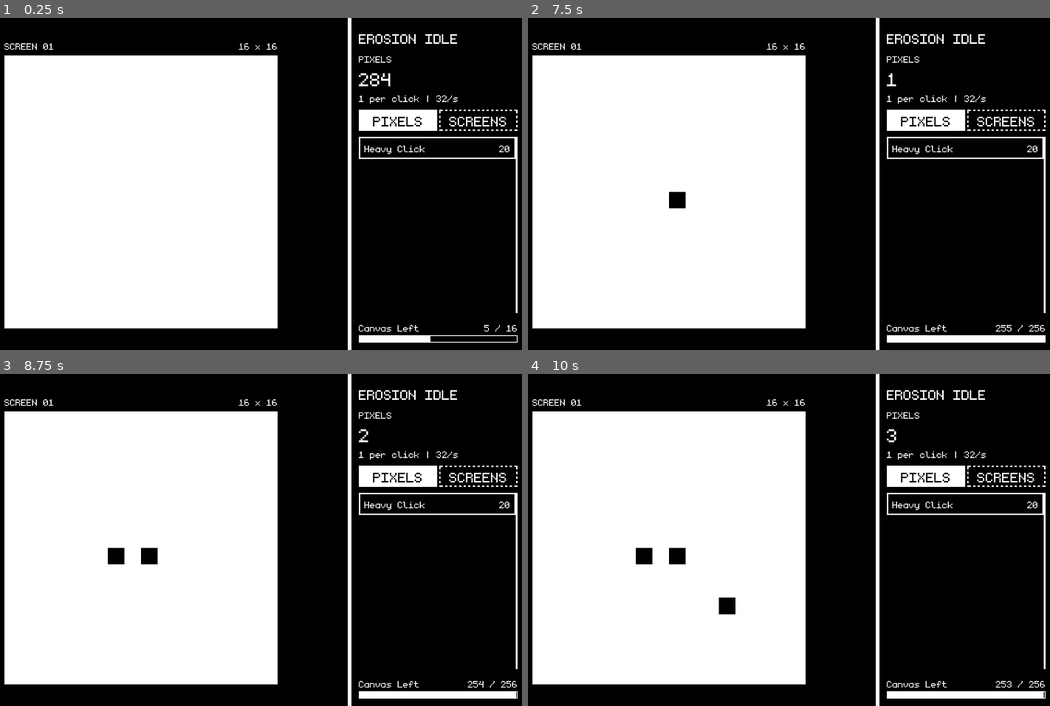
Above: before the commit, frames 1-4 (two rows, left to right).
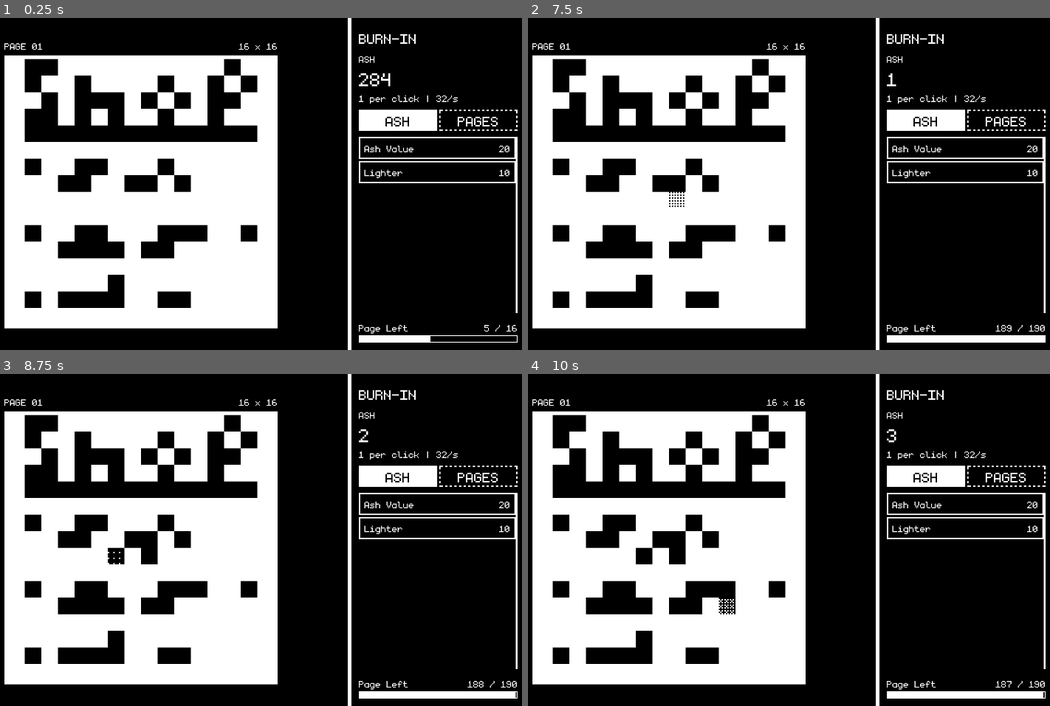
Above: after the commit, the same moments.

Repository: Michael-Blackie/burn-in
Game: Godot game, scene res://src/ui/main.tscn
The game is run twice, just before and just after one commit, with the same random seed, the same clock (stepped at 60 frames per second) and the same inputs.
Inputs (mouse positions are in pixels of both pictures, inside the frame that each line leads up to):
- Up to frame 1 (0.25 s): no input
- Up to frame 2 (7.5 s): click "PIXELS" (after the commit: "ASH") at 0.5 s; click (966, 147) at 1.25 s; click (966, 170) at 2.02 s; click "PIXELS" (after the commit: "ASH") at 2.75 s; click (966, 147) at 3.5 s; click (966, 170) at 4.27 s; click "PIXELS" (after the commit: "ASH") at 5 s; click (966, 147) at 5.75 s; click (966, 170) at 6.52 s; tap Enter at 7.25 s; drag from (668, 190) to (815, 110) at 7.27 s
- Up to frame 3 (8.75 s): drag from (109, 556) to (198, 606) at 8.02 s
- Up to frame 4 (10 s): tap Space at 8.75 s; move the mouse to (815, 466) at 8.77 s; click (815, 466) at 8.92 s; tap Enter at 9.5 s; drag from (726, 606) to (580, 490) at 9.52 s

The runs differ from the first frame. In frame 1, 12% of the frame differs, in the area x 0-99%, y 4-96%; in frame 2, 12%, in the area x 0-100%, y 4-96%; in frame 3, 12%; in frame 4, 12%.

Commit message:
More ui changes and burn effect shader
changed theme of the game to burning pages including renaming and visual effects

Diff:
--- /dev/null
+++ b/assets/shaders/burn.gdshader
@@ -0,0 +1,21 @@
+shader_type canvas_item;
+
+uniform vec4 paper_color : source_color = vec4(1.0);
+uniform vec4 ink_color : source_color = vec4(0.0, 0.0, 0.0, 1.0);
+uniform float canvas_px = 576.0;   // the canvas's on-screen size
+uniform float dot_px = 3.0;        // screen pixels per dither dot
+uniform float ash_level = 1.0;     // below 1.0 leaves some paper dots showing in the ash
+
+// 4x4 ordered dither: the order in which dots fill in
+const float BAYER[16] = float[](0., 8., 2., 10., 12., 4., 14., 6., 3., 11., 1., 9., 15., 7., 13., 5.);
+
+void fragment() {
+	vec4 cell = texture(TEXTURE, UV);          // R = burn amount 0..1, G = 1 if ink
+	if (cell.g > 0.5) {
+		COLOR = ink_color;
+	} else {
+		ivec2 p = ivec2(floor(UV * canvas_px / dot_px)) % 4;
+		float threshold = (BAYER[p.y * 4 + p.x] + 0.5) / 16.0;
+		COLOR = (cell.r * ash_level > threshold) ? ink_color : paper_color;
+	}
+}
--- a/src/core/game_manager.gd
+++ b/src/core/game_manager.gd
@@ -1,25 +1,36 @@
 extends Node
 
-var pixels : float = 0
-var screens : int = 0
+var ash : float = 0
+var pages : int = 0
 
-var screens_cleared : int = 0
+var pages_burned : int = 0
 
-var pixel_multi : float = 1.0
-var screen_multi : int = 0
+var ash_multi : float = 1.0
+var page_multi : int = 0
 var brush_size : int = 1
 var auto_rate : float = 0.0
 var drag_erase : bool = false
 
-const GRID_SIZES : Array[int] = [16, 32, 48, 64, 96, 128]
+const PAGES: Array[Texture2D] = [
+	preload("res://assets/pages/shopping_16.png"),
+	preload("res://assets/pages/newspaper_32.png"),
+	preload("res://assets/pages/letter_48.png"),
+	preload("res://assets/pages/diary_64.png"),
+	preload("res://assets/pages/photo_96.png"),
+	preload("res://assets/pages/map_96.png"),
+]
+
+const BLANK_SIZES : Array[int] = [16, 32, 48, 64, 96, 96]
 var grid_size : int = 16
+
+var page_index := 0
 
 var levels : Dictionary = {}
 var all_upgrades : Array[UpgradeData] = []
 
-signal pixels_changed(pixels : float)
-signal screens_changed(screens : int)
-signal grid_changed(grid_size : int, screen : int)
+signal ash_changed(ash : float)
+signal pages_changed(pages : int)
+signal grid_changed(grid_size : int, page : int)
 signal upgrades_changed()
 
 
@@ -32,38 +43,36 @@
 			all_upgrades.append(load(directory_path + file_name))
 			print(all_upgrades)
 
-# Pixel methods
-func add_pixels(amount : float):
-	pixels += amount * pixel_multi
-	pixels_changed.emit(pixels)
+# Ash methods
+func add_ash(amount : float):
+	ash += amount * ash_multi
+	ash_changed.emit(ash)
 
-func remove_pixels(amount : float):
-	if amount <= pixels:
-		pixels -= amount
-		pixels_changed.emit(pixels)
+func remove_ash(amount : float):
+	if amount <= ash:
+		ash -= amount
+		ash_changed.emit(ash)
 		return true
 	else:
 		return false
 
-func add_screens(amount : int):
-	screens += amount * screen_multi
-	screens_changed.emit(screens)
+func add_pages(amount : int):
+	pages += amount * page_multi
+	pages_changed.emit(pages)
 
-func remove_screens(amount : int):
-	if amount <= screens:
-		screens -= amount
-		screens_changed.emit(screens)
+func remove_pages(amount : int):
+	if amount <= pages:
+		pages -= amount
+		pages_changed.emit(pages)
 		return true
 	else:
 		return false
 
 # Grid methods
 func new_grid() -> void:
-	screens += 1
-	var i := mini(screens, GRID_SIZES.size() - 1)
-	grid_size = GRID_SIZES[i]
-	await get_tree().create_timer(0.4).timeout
-	grid_changed.emit(grid_size, screens + 1)
+	pages += 1; pages_burned += 1
+	page_index += 1
+	grid_changed.emit(current_size(), page_index + 1)
 
 
 # Upgrade methods
@@ -76,10 +85,10 @@
 		return false
 
 	var wallet : float
-	if u.currency == UpgradeData.Currency.PIXELS:
-		wallet = pixels
+	if u.currency == UpgradeData.Currency.ASH:
+		wallet = ash
 	else:
-		wallet = screens
+		wallet = pages
 
 	return wallet >= u.cost(lvl)
 
@@ -87,20 +96,27 @@
 	if not can_buy(u):
 		return
 	var price := u.cost(level_of(u))
-	if u.currency == UpgradeData.Currency.PIXELS:
-		remove_pixels(price)
+	if u.currency == UpgradeData.Currency.ASH:
+		remove_ash(price)
 	else:
-		remove_screens(int(price))
+		remove_pages(int(price))
 	levels[u.id] = level_of(u) + 1
 	recalc_stats()
 	upgrades_changed.emit()
 
 func recalc_stats() -> void:
-	pixel_multi = 1.0; brush_size = 1; auto_rate = 0.0; drag_erase = false
+	ash_multi = 1.0; brush_size = 1; auto_rate = 0.0; drag_erase = false
 	for u in all_upgrades:   # Array[UpgradeData], e.g. preloaded from src/data
 		var lvl := level_of(u)
 		match u.stat:
-			UpgradeData.Stat.PIXEL_MULTI: pixel_multi += u.value_per_level * lvl
+			UpgradeData.Stat.ASH_MULTI: ash_multi += u.value_per_level * lvl
 			UpgradeData.Stat.BRUSH_SIZE:  brush_size  += int(u.value_per_level) * lvl
 			UpgradeData.Stat.AUTO_RATE:   auto_rate   += u.value_per_level * lvl
 			UpgradeData.Stat.DRAG_ERASE:  drag_erase = lvl > 0
+
+func current_page() -> Texture2D:
+	return PAGES[mini(page_index, PAGES.size() - 1)]
+
+func current_size() -> int:
+	var tex := current_page()
+	return tex.get_width() if tex else BLANK_SIZES[mini(page_index, BLANK_SIZES.size() - 1)]
--- /dev/null
+++ b/src/data/ash_value.tres
@@ -0,0 +1,10 @@
+[gd_resource type="Resource" script_class="UpgradeData" format=3 uid="uid://dg1u13ncs6vu8"]
+
+[ext_resource type="Script" uid="uid://8ps2mqeq8gii" path="res://src/data/upgrade_data.gd" id="1_mymfg"]
+
+[resource]
+script = ExtResource("1_mymfg")
+id = &"ash_value"
+display_name = "Ash Value"
+base_cost = 20.0
+metadata/_custom_type_script = "uid://8ps2mqeq8gii"
--- a/src/data/heavy_click.tres
+++ /dev/null
@@ -1,10 +0,0 @@
-[gd_resource type="Resource" script_class="UpgradeData" format=3 uid="uid://dg1u13ncs6vu8"]
-
-[ext_resource type="Script" uid="uid://8ps2mqeq8gii" path="res://src/data/upgrade_data.gd" id="1_vlrjd"]
-
-[resource]
-script = ExtResource("1_vlrjd")
-id = &"heavy_click"
-display_name = "Heavy Click"
-base_cost = 20.0
-metadata/_custom_type_script = "uid://8ps2mqeq8gii"
--- /dev/null
+++ b/src/data/lighter.tres
@@ -0,0 +1,10 @@
+[gd_resource type="Resource" script_class="UpgradeData" format=3 uid="uid://c2gwrd80xio28"]
+
+[ext_resource type="Script" uid="uid://8ps2mqeq8gii" path="res://src/data/upgrade_data.gd" id="1_vte0h"]
+
+[resource]
+script = ExtResource("1_vte0h")
+id = &"lighter"
+display_name = "Lighter"
+stat = 2
+metadata/_custom_type_script = "uid://8ps2mqeq8gii"
--- a/src/data/upgrade_data.gd
+++ b/src/data/upgrade_data.gd
@@ -1,18 +1,18 @@
 class_name UpgradeData
 extends Resource
 
-enum Currency { PIXELS, SCREENS }
-enum Stat { PIXEL_MULTI, BRUSH_SIZE, AUTO_RATE, DRAG_ERASE }
+enum Currency { ASH, PAGES }
+enum Stat { ASH_MULTI, BRUSH_SIZE, AUTO_RATE, DRAG_ERASE }
 
 @export var id: StringName
 @export var display_name: String
-@export var currency: Currency = Currency.PIXELS
+@export var currency: Currency = Currency.ASH
 @export var base_cost: float = 10
 @export var cost_growth: float = 1.15   # each level costs 15% more
 @export var max_level: int = 0          # 0 = unlimited, 1 = one-off unlock
 @export var stat: Stat
 @export var value_per_level: float = 1.0
-@export var requires_screens: int = 0   # stays locked until this many screens cleared
+@export var requires_pages: int = 0   # stays locked until this many pages burned
 
 func cost(level: int) -> float:
 	return floor(base_cost * pow(cost_growth, level))
--- a/src/ui/main.tscn
+++ b/src/ui/main.tscn
@@ -3,10 +3,19 @@
 [ext_resource type="Theme" uid="uid://drbijhcdqp8ig" path="res://assets/ui/themes/main_theme.tres" id="1_oo34p"]
 [ext_resource type="Script" uid="uid://cnbogmma0u84y" path="res://src/ui/ui.gd" id="2_oo34p"]
 [ext_resource type="Script" uid="uid://cj8uod0sn2hrq" path="res://src/ui/pixel_canvas.gd" id="2_rsikc"]
+[ext_resource type="Shader" uid="uid://dm6ogrcn8j7gd" path="res://assets/shaders/burn.gdshader" id="3_oo34p"]
+
+[sub_resource type="ShaderMaterial" id="ShaderMaterial_uvdti"]
+shader = ExtResource("3_oo34p")
+shader_parameter/paper_color = Color(1, 1, 1, 1)
+shader_parameter/ink_color = Color(0, 0, 0, 1)
+shader_parameter/canvas_px = 576.0
+shader_parameter/dot_px = 3.0
+shader_parameter/ash_level = 1.0
 
 [sub_resource type="ButtonGroup" id="ButtonGroup_tabs"]
 
-[node name="GUI" type="Control" unique_id=395760597 node_paths=PackedStringArray("canvas", "pixel_label", "grid_size_label", "screen_label", "canvas_progress_label", "canvas_progress", "pixel_upgrades", "screen_upgrades")]
+[node name="GUI" type="Control" unique_id=395760597 node_paths=PackedStringArray("canvas", "ash_label", "grid_size_label", "page_label", "canvas_progress_label", "canvas_progress", "ash_upgrades", "page_upgrades")]
 layout_mode = 3
 anchors_preset = 15
 anchor_right = 1.0
@@ -16,13 +25,13 @@
 theme = ExtResource("1_oo34p")
 script = ExtResource("2_oo34p")
 canvas = NodePath("HBoxContainer/CanvasArea/CanvasColumn/CanvasFrame/TextureRect")
-pixel_label = NodePath("HBoxContainer/Panel/MarginContainer/VBoxContainer/PixelsCounter")
+ash_label = NodePath("HBoxContainer/Panel/MarginContainer/VBoxContainer/AshCounter")
 grid_size_label = NodePath("HBoxContainer/CanvasArea/CanvasColumn/Header/GridSizeLabel")
-screen_label = NodePath("HBoxContainer/CanvasArea/CanvasColumn/Header/ScreenLabel")
+page_label = NodePath("HBoxContainer/CanvasArea/CanvasColumn/Header/PageLabel")
 canvas_progress_label = NodePath("HBoxContainer/Panel/MarginContainer/VBoxContainer/HBoxContainer/CanvasProgressLabel")
 canvas_progress = NodePath("HBoxContainer/Panel/MarginContainer/VBoxContainer/CanvasProgress")
-pixel_upgrades = NodePath("HBoxContainer/Panel/MarginContainer/VBoxContainer/PixelUpgrades")
-screen_upgrades = NodePath("HBoxContainer/Panel/MarginContainer/VBoxContainer/ScreenUpgrades")
+ash_upgrades = NodePath("HBoxContainer/Panel/MarginContainer/VBoxContainer/AshUpgrades")
+page_upgrades = NodePath("HBoxContainer/Panel/MarginContainer/VBoxContainer/PageUpgrades")
 
 [node name="ColorRect" type="ColorRect" parent="." unique_id=1711346739]
 layout_mode = 1
@@ -53,10 +62,10 @@
 [node name="Header" type="HBoxContainer" parent="HBoxContainer/CanvasArea/CanvasColumn" unique_id=1298320559]
 layout_mode = 2
 
-[node name="ScreenLabel" type="Label" parent="HBoxContainer/CanvasArea/CanvasColumn/Header" unique_id=1779291976]
+[node name="PageLabel" type="Label" parent="HBoxContainer/CanvasArea/CanvasColumn/Header" unique_id=1779291976]
 unique_name_in_owner = true
 layout_mode = 2
-text = "SCREEN 01"
+text = "PAGE 01"
 
 [node name="GridSizeLabel" type="Label" parent="HBoxContainer/CanvasArea/CanvasColumn/Header" unique_id=1672886904]
 unique_name_in_owner = true
@@ -70,11 +79,11 @@
 
 [node name="TextureRect" type="TextureRect" parent="HBoxContainer/CanvasArea/CanvasColumn/CanvasFrame" unique_id=1980761585]
 texture_filter = 1
+material = SubResource("ShaderMaterial_uvdti")
 custom_minimum_size = Vector2(576, 576)
 layout_mode = 2
 expand_mode = 1
 script = ExtResource("2_rsikc")
-col_1 = Color(1, 1, 1, 1)
 
 [node name="Panel" type="Panel" parent="HBoxContainer" unique_id=1814571530]
 custom_minimum_size = Vector2(384, 0)
@@ -98,22 +107,22 @@
 [node name="TitleLabel" type="Label" parent="HBoxContainer/Panel/MarginContainer/VBoxContainer" unique_id=763737995]
 layout_mode = 2
 theme_type_variation = &"LabelTitle"
-text = "EROSION IDLE"
+text = "BURN-IN"
 
 [node name="Spacer" type="Control" parent="HBoxContainer/Panel/MarginContainer/VBoxContainer" unique_id=52091368]
 custom_minimum_size = Vector2(0, 5)
 layout_mode = 2
 
-[node name="PixelsLabel" type="Label" parent="HBoxContainer/Panel/MarginContainer/VBoxContainer" unique_id=1459292816]
-layout_mode = 2
-text = "PIXELS"
-
-[node name="PixelsCounter" type="Label" parent="HBoxContainer/Panel/MarginContainer/VBoxContainer" unique_id=719670093]
+[node name="AshLabel" type="Label" parent="HBoxContainer/Panel/MarginContainer/VBoxContainer" unique_id=1459292816]
+layout_mode = 2
+text = "ASH"
+
+[node name="AshCounter" type="Label" parent="HBoxContainer/Panel/MarginContainer/VBoxContainer" unique_id=719670093]
 layout_mode = 2
 theme_type_variation = &"LabelCounter"
 text = "284"
 
-[node name="PixelsRate" type="Label" parent="HBoxContainer/Panel/MarginContainer/VBoxContainer" unique_id=505884743]
+[node name="AshRate" type="Label" parent="HBoxContainer/Panel/MarginContainer/VBoxContainer" unique_id=505884743]
 layout_mode = 2
 text = "1 per click | 32/s"
 
@@ -124,40 +133,40 @@
 [node name="TabButtons" type="HBoxContainer" parent="HBoxContainer/Panel/MarginContainer/VBoxContainer" unique_id=1915314753]
 layout_mode = 2
 
-[node name="PixelButton" type="Button" parent="HBoxContainer/Panel/MarginContainer/VBoxContainer/TabButtons" unique_id=1616096363]
+[node name="AshTab" type="Button" parent="HBoxContainer/Panel/MarginContainer/VBoxContainer/TabButtons" unique_id=1616096363]
 layout_mode = 2
 size_flags_horizontal = 3
 theme_override_font_sizes/font_size = 48
 toggle_mode = true
 button_pressed = true
 button_group = SubResource("ButtonGroup_tabs")
-text = "PIXELS"
-
-[node name="PixelButton2" type="Button" parent="HBoxContainer/Panel/MarginContainer/VBoxContainer/TabButtons" unique_id=1264654752]
+text = "ASH"
+
+[node name="PagesTab" type="Button" parent="HBoxContainer/Panel/MarginContainer/VBoxContainer/TabButtons" unique_id=1264654752]
 layout_mode = 2
 size_flags_horizontal = 3
 theme_override_font_sizes/font_size = 48
 disabled = true
 toggle_mode = true
 button_group = SubResource("ButtonGroup_tabs")
-text = "SCREENS"
+text = "PAGES"
 
 [node name="Spacer4" type="Control" parent="HBoxContainer/Panel/MarginContainer/VBoxContainer" unique_id=1274112436]
 custom_minimum_size = Vector2(0, 5)
 layout_mode = 2
 
-[node name="PixelUpgrades" type="ScrollContainer" parent="HBoxContainer/Panel/MarginContainer/VBoxContainer" unique_id=248186420]
+[node name="AshUpgrades" type="ScrollContainer" parent="HBoxContainer/Panel/MarginContainer/VBoxContainer" unique_id=248186420]
 layout_mode = 2
 size_flags_vertical = 3
 theme_override_constants/scrollbar_v_separation = 5
 horizontal_scroll_mode = 0
 vertical_scroll_mode = 2
 
-[node name="VBoxContainer" type="VBoxContainer" parent="HBoxContainer/Panel/MarginContainer/VBoxContainer/PixelUpgrades" unique_id=947997563]
-layout_mode = 2
-size_flags_horizontal = 3
-
-[node name="ScreenUpgrades" type="ScrollContainer" parent="HBoxContainer/Panel/MarginContainer/VBoxContainer" unique_id=636568587]
+[node name="VBoxContainer" type="VBoxContainer" parent="HBoxContainer/Panel/MarginContainer/VBoxContainer/AshUpgrades" unique_id=947997563]
+layout_mode = 2
+size_flags_horizontal = 3
+
+[node name="PageUpgrades" type="ScrollContainer" parent="HBoxContainer/Panel/MarginContainer/VBoxContainer" unique_id=636568587]
 visible = false
 layout_mode = 2
 size_flags_vertical = 3
@@ -165,7 +174,7 @@
 horizontal_scroll_mode = 0
 vertical_scroll_mode = 2
 
-[node name="VBoxContainer" type="VBoxContainer" parent="HBoxContainer/Panel/MarginContainer/VBoxContainer/ScreenUpgrades" unique_id=162981181]
+[node name="VBoxContainer" type="VBoxContainer" parent="HBoxContainer/Panel/MarginContainer/VBoxContainer/PageUpgrades" unique_id=162981181]
 layout_mode = 2
 size_flags_horizontal = 3
 
@@ -178,7 +187,7 @@
 
 [node name="CanvasLeftLabel" type="Label" parent="HBoxContainer/Panel/MarginContainer/VBoxContainer/HBoxContainer" unique_id=1201655970]
 layout_mode = 2
-text = "Canvas Left"
+text = "Page Left"
 
 [node name="CanvasProgressLabel" type="Label" parent="HBoxContainer/Panel/MarginContainer/VBoxContainer/HBoxContainer" unique_id=458258342]
 layout_mode = 2
@@ -191,5 +200,5 @@
 value = 45.0
 show_percentage = false
 
-[connection signal="toggled" from="HBoxContainer/Panel/MarginContainer/VBoxContainer/TabButtons/PixelButton" to="HBoxContainer/Panel/MarginContainer/VBoxContainer/PixelUpgrades" method="set_visible"]
-[connection signal="toggled" from="HBoxContainer/Panel/MarginContainer/VBoxContainer/TabButtons/PixelButton2" to="HBoxContainer/Panel/MarginContainer/VBoxContainer/ScreenUpgrades" method="set_visible"]
+[connection signal="toggled" from="HBoxContainer/Panel/MarginContainer/VBoxContainer/TabButtons/AshTab" to="HBoxContainer/Panel/MarginContainer/VBoxContainer/AshUpgrades" method="set_visible"]
+[connection signal="toggled" from="HBoxContainer/Panel/MarginContainer/VBoxContainer/TabButtons/PagesTab" to="HBoxContainer/Panel/MarginContainer/VBoxContainer/PageUpgrades" method="set_visible"]
--- a/src/ui/pixel_canvas.gd
+++ b/src/ui/pixel_canvas.gd
@@ -1,15 +1,27 @@
 extends TextureRect
+## Draws a page as data: R = how burnt a cell is (0..1), G = 1 if the cell is ink.
+## The burn.gdshader material turns that into the dithered 1-bit look.
 
-@export var grid_size : int = 16
+var grid_size : int
 
-@export var col_1 : Color
-@export var col_2 : Color
+var alive : PackedInt32Array
+var slot : PackedInt32Array
 
-var remaining : int
+# Unburnt paper cells touching a burnt one. Auto-burn picks from here so holes spread.
+var edge : PackedInt32Array
+var edge_slot : PackedInt32Array   # cell index -> position in edge, or -1
+const NEW_HOLE_CHANCE := 0.01       # chance an auto-burn starts a fresh hole instead
+
+var total_paper : int = 0
+var dirty : bool = false
+var _cleared : bool = false
+var _acc : float = 0.0
 
 var image : Image
 
-var dirty : bool = false
+const BURN_TIME := 0.6
+var burning : PackedInt32Array
+var burn_t : PackedFloat32Array
 
 signal canvas_cleared
 signal pixel_erased(remaining : int, total : int)
@@ -17,39 +29,62 @@
 
 func _ready() -> void:
 	canvas_cleared.connect(GameManager.new_grid)
-
-	create_image()
-	GameManager.grid_changed.connect(func(size, _n): reset(size))
-	reset(GameManager.grid_size)
+	GameManager.grid_changed.connect(func(_size, _n): reset())
+	reset()
 
 
 func _process(delta: float) -> void:
+	# Handle auto clickers
+	_acc += GameManager.auto_rate * delta
+	var n := int(_acc)
+	if n > 0 and not _cleared:
+		var erased := burn_spread(n)
+		_acc -= erased                     # what wasn't used carries over to the next grid
+		if erased > 0:
+			GameManager.add_ash(erased)
+			pixel_erased.emit(alive.size(), total_paper)
+		check_cleared()
+
+	_update_burning(delta)
+
+	# Upload changes once per frame
 	if dirty:
 		texture.update(image)
 		dirty = false
 
-func create_image():
-	image = Image.create(grid_size, grid_size, false, Image.FORMAT_RGBA8)
-	image.fill(col_1)
-	texture = ImageTexture.create_from_image(image)
 
 func update_image(x: int, y: int):
-	if image.get_pixel(x, y) == col_2:   # already erased
+	if _cleared or not erase_index(y * grid_size + x):   # ink, or already burning
 		return
+	GameManager.add_ash(1)
+	pixel_erased.emit(alive.size(), total_paper)
+	check_cleared()
 
-	image.set_pixel(x, y, col_2)
-	dirty = true
-	remaining -= 1
-	GameManager.add_pixels(1)
-	pixel_erased.emit(remaining, grid_size * grid_size)
-	if remaining == 0:
-		canvas_cleared.emit()
 
-func reset(new_size: int) -> void:
-	grid_size = new_size
-	remaining = grid_size * grid_size
-	create_image()
-	pixel_erased.emit(remaining, remaining)
+func reset() -> void:
+	var page: Image = GameManager.current_page().get_image()   # a copy, safe to read
+	page.convert(Image.FORMAT_RGBA8)                      # imported images may not be RGBA8
+	grid_size = page.get_width()
+	var total := grid_size * grid_size
+
+	image = Image.create(grid_size, grid_size, false, Image.FORMAT_RGBA8)
+	alive.clear(); slot.resize(total)
+	edge.clear(); edge_slot.resize(total); edge_slot.fill(-1)
+	burning.clear(); burn_t.clear()
+
+	for i in total:
+		var x := i % grid_size; var y := i / grid_size
+		var paper := page.get_pixel(x, y).r > 0.5
+		image.set_pixel(x, y, Color(0.0, 0.0 if paper else 1.0, 0.0))   # unburnt paper, or ink
+		if paper:
+			slot[i] = alive.size(); alive.append(i)
+		else:
+			slot[i] = -1                                  # ink can never be burnt
+
+	total_paper = alive.size()
+	texture = ImageTexture.create_from_image(image)      # new size means a new texture
+	_cleared = false
+	pixel_erased.emit(alive.size(), total_paper)
 
 
 func _gui_input(event: InputEvent) -> void:
@@ -62,3 +97,83 @@
 	var cell_size := size / grid_size   # separate x/y in case it's not square
 	var coords := Vector2i((pos / cell_size).floor())
 	return coords.clamp(Vector2i.ZERO, Vector2i(grid_size - 1, grid_size - 1))
+
+
+## Takes a cell out of play and starts it burning. False if it's ink or already gone.
+func erase_index(i: int) -> bool:
+	var s := slot[i]
+	if s == -1:
+		return false
+
+	var last := alive[alive.size() - 1]
+	alive[s] = last                   # move the last entry into the gap
+	slot[last] = s                    # tell it where it lives now
+	alive.resize(alive.size() - 1)    # drop the old last entry
+	slot[i] = -1
+
+	# This cell is no longer an edge; its unburnt neighbours now are.
+	_edge_remove(i)
+	var x := i % grid_size
+	if x > 0: _edge_add(i - 1)
+	if x < grid_size - 1: _edge_add(i + 1)
+	if i >= grid_size: _edge_add(i - grid_size)
+	if i < grid_size * (grid_size - 1): _edge_add(i + grid_size)
+
+	burning.append(i); burn_t.append(0.0)
+	return true
+
+
+## Auto-burn: grows existing holes outward, occasionally starting a new one.
+func burn_spread(n: int) -> int:
+	var erased := 0
+	while erased < n and alive.size() > 0:
+		var pick: int
+		if edge.is_empty() or randf() < NEW_HOLE_CHANCE:
+			pick = alive[randi() % alive.size()]   # start a new hole
+		else:
+			pick = edge[randi() % edge.size()]     # spread an existing one
+		erase_index(pick)
+		erased += 1
+	return erased
+
+
+func _edge_add(i: int) -> void:
+	if slot[i] == -1 or edge_slot[i] != -1:   # ink, already burnt, or already an edge
+		return
+	edge_slot[i] = edge.size()
+	edge.append(i)
+
+
+func _edge_remove(i: int) -> void:
+	var s := edge_slot[i]
+	if s == -1:
+		return
+	var last := edge[edge.size() - 1]
+	edge[s] = last
+	edge_slot[last] = s
+	edge.resize(edge.size() - 1)
+	edge_slot[i] = -1
+
+
+func check_cleared():
+	if alive.is_empty() and not _cleared:
+		_cleared = true
+		while burning.size() > 0: await get_tree().process_frame   # let the last cells finish
+		await get_tree().create_timer(1.0).timeout                  # hold on the burnt page
+		canvas_cleared.emit()
+
+
+## Raises each burning cell's R from 0 to 1; the shader draws it as denser and denser dither.
+func _update_burning(delta: float) -> void:
+	var k := burning.size() - 1
+	while k >= 0:                                   # go backwards so swap-remove is safe
+		burn_t[k] += delta
+		var i := burning[k]
+		var amount := minf(burn_t[k] / BURN_TIME, 1.0)
+		image.set_pixel(i % grid_size, i / grid_size, Color(amount, 0.0, 0.0))
+		if amount >= 1.0:                           # finished: drop it from the list
+			burning[k] = burning[-1]; burn_t[k] = burn_t[-1]
+			burning.resize(burning.size() - 1); burn_t.resize(burn_t.size() - 1)
+		k -= 1
+	if burning.size() > 0:
+		dirty = true
--- a/src/ui/ui.gd
+++ b/src/ui/ui.gd
@@ -2,19 +2,19 @@
 
 @export var canvas: TextureRect
 
-@export var pixel_label : Label
+@export var ash_label : Label
 @export var grid_size_label : Label
-@export var screen_label : Label
+@export var page_label : Label
 @export var canvas_progress_label : Label
 @export var canvas_progress : ProgressBar
-@export var pixel_upgrades : ScrollContainer
-@export var screen_upgrades : ScrollContainer
+@export var ash_upgrades : ScrollContainer
+@export var page_upgrades : ScrollContainer
 
 const UpgradeButtonScene := preload("res://src/ui/upgrade_button.tscn")
 var buttons := {}
 
 func _ready() -> void:
-	GameManager.pixels_changed.connect(_on_pixels_changed)
+	GameManager.ash_changed.connect(_on_ash_changed)
 	GameManager.grid_changed.connect(_on_grid_changed)
 	canvas.pixel_erased.connect(_on_pixel_erased)
 
@@ -24,12 +24,12 @@
 func _process(delta: float) -> void:
 	refresh_buttons()
 
-func _on_pixels_changed(pixels):
-	pixel_label.text = NumFormat.short(pixels)
+func _on_ash_changed(ash):
+	ash_label.text = NumFormat.short(ash)
 
-func _on_grid_changed(size : int, screen_number : int):
+func _on_grid_changed(size : int, page_number : int):
 	grid_size_label.text = str(size) + " X " + str(size)
-	screen_label.text = "SCREEN %02d" % screen_number
+	page_label.text = "PAGE %02d" % page_number
 
 func _on_pixel_erased(remaining: int, total: int):
 	canvas_progress_label.text = "%s / %s" % [NumFormat.short(remaining), NumFormat.short(total)]
@@ -39,8 +39,8 @@
 func build_upgrade_lists() -> void:
 	for u in GameManager.all_upgrades:
 		var b := UpgradeButtonScene.instantiate()
-		var list := pixel_upgrades if u.currency == UpgradeData.Currency.PIXELS else screen_upgrades
-		list.add_child(b)
+		var scroll := ash_upgrades if u.currency == UpgradeData.Currency.ASH else page_upgrades
+		scroll.get_node("VBoxContainer").add_child(b)
 		b.pressed.connect(GameManager.buy.bind(u))
 		buttons[u] = b
 
@@ -48,7 +48,7 @@
 	for u in buttons:
 		var b = buttons[u]
 		var lvl = GameManager.level_of(u)
-		var v = &"UpgradeLocked" if GameManager.screens_cleared < u.requires_screens \
+		var v = &"UpgradeLocked" if GameManager.pages_burned < u.requires_pages \
 			else (&"UpgradeAffordable" if GameManager.can_buy(u) else &"UpgradeExpensive")
 		if b.theme_type_variation != v: b.theme_type_variation = v
 		b.setup(u.display_name, u.cost(lvl))
Binary file added: assets/pages/diary_64.png
Not shown, added: assets/pages/diary_64.png.import
Binary file added: assets/pages/letter.aseprite
Binary file added: assets/pages/letter_48.png
Not shown, added: assets/pages/letter_48.png.import
Binary file added: assets/pages/map_96.png
Not shown, added: assets/pages/map_96.png.import
Binary file added: assets/pages/newspaper.aseprite
Binary file added: assets/pages/newspaper_32.png
Not shown, added: assets/pages/newspaper_32.png.import
Binary file added: assets/pages/photo_96.png
Not shown, added: assets/pages/photo_96.png.import
(and 12 more such lines)
